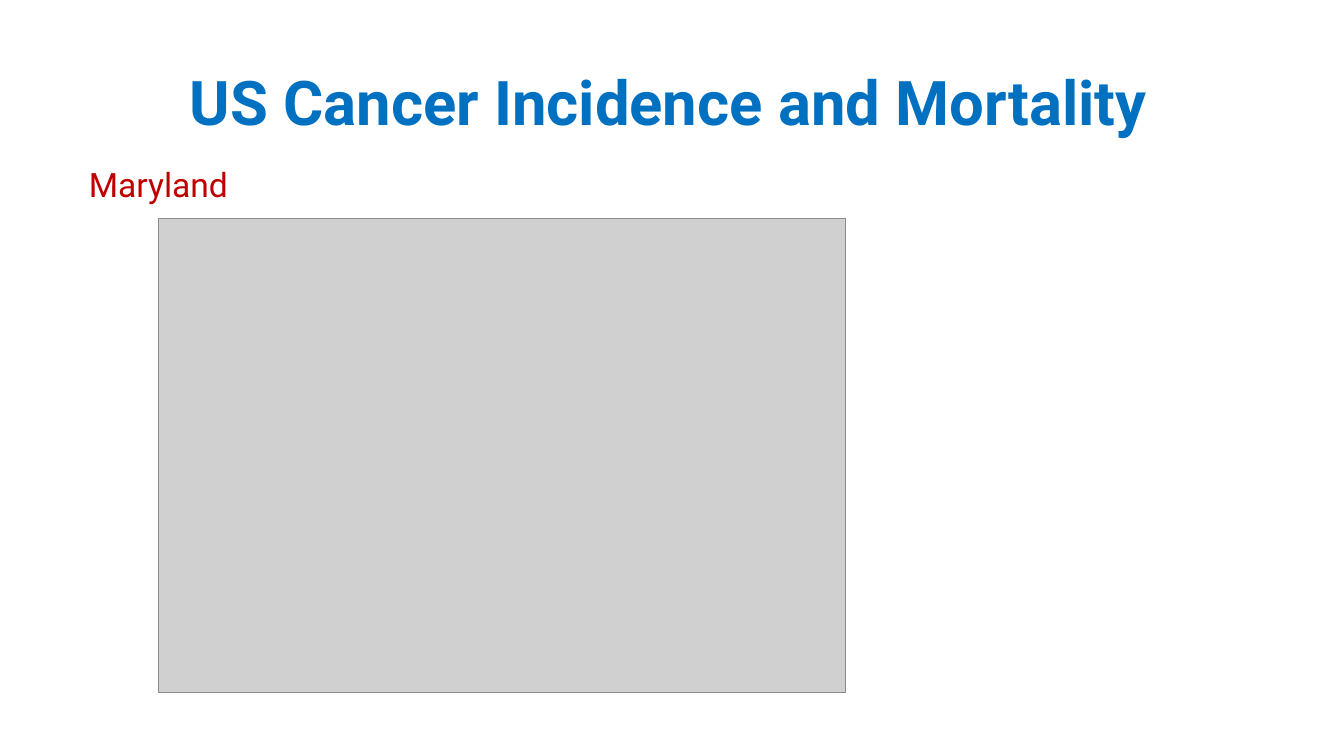
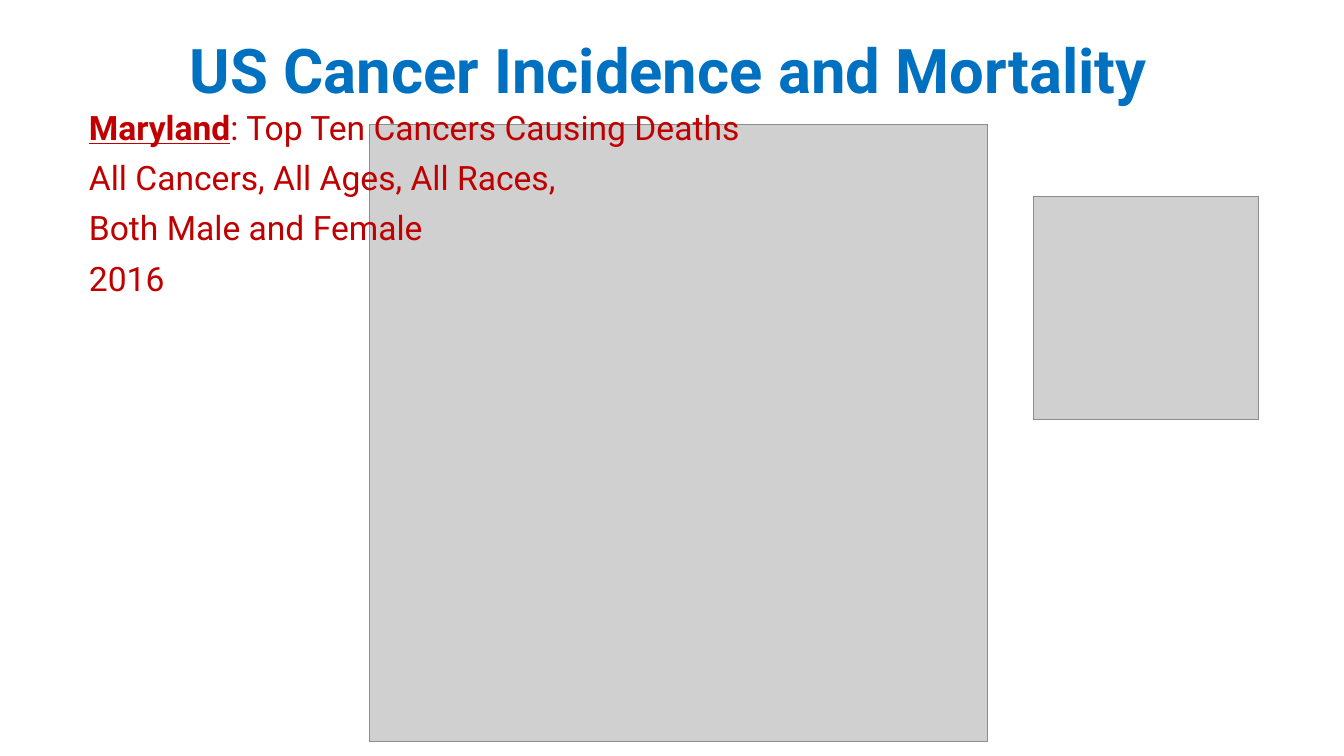
Before and after one commit to pegblaine/mblaine_project_1, a slide deck: slide 2 of Project1/Cancer Incidence and Mortality Project 1.pptx (slide 3 before the commit). Drawn at 1344x756 pixels with LibreOffice and Linux fonts; fonts in the diff are those of the drawing; grey boxes stand for pictures. Boxes give left, top, right and bottom in pixels: in the first picture for what was removed or moved away, otherwise in the second. Text is boxed around its words. In the diff, an @@ line names an element or a change of style, - is before the commit and + after.

```diff
--- a/Project1/Cancer Incidence and Mortality Project 1.pptx
+++ b/Project1/Cancer Incidence and Mortality Project 1.pptx
@@ title "US Cancer Incidence and Mortality": place and size @@
-title "US Cancer Incidence and Mortality" at [190,78,1147,138]
+title "US Cancer Incidence and Mortality" at [190,46,1147,106]
@@ subtitle at [89,109,739,292]: text changed @@
-Maryland
-2016:
+Maryland: Top Ten Cancers Causing Deaths
+All Cancers, All Ages, All Races,
+Both Male and Female
+2016
@@ picture added at [370,124,988,742] @@
@@ picture added at [1033,197,1258,420] @@
@@ picture removed at [158,218,846,693] @@
```
Also in this commit, not shown: 5 other slides changed, 2 slides added, 13 other files.
